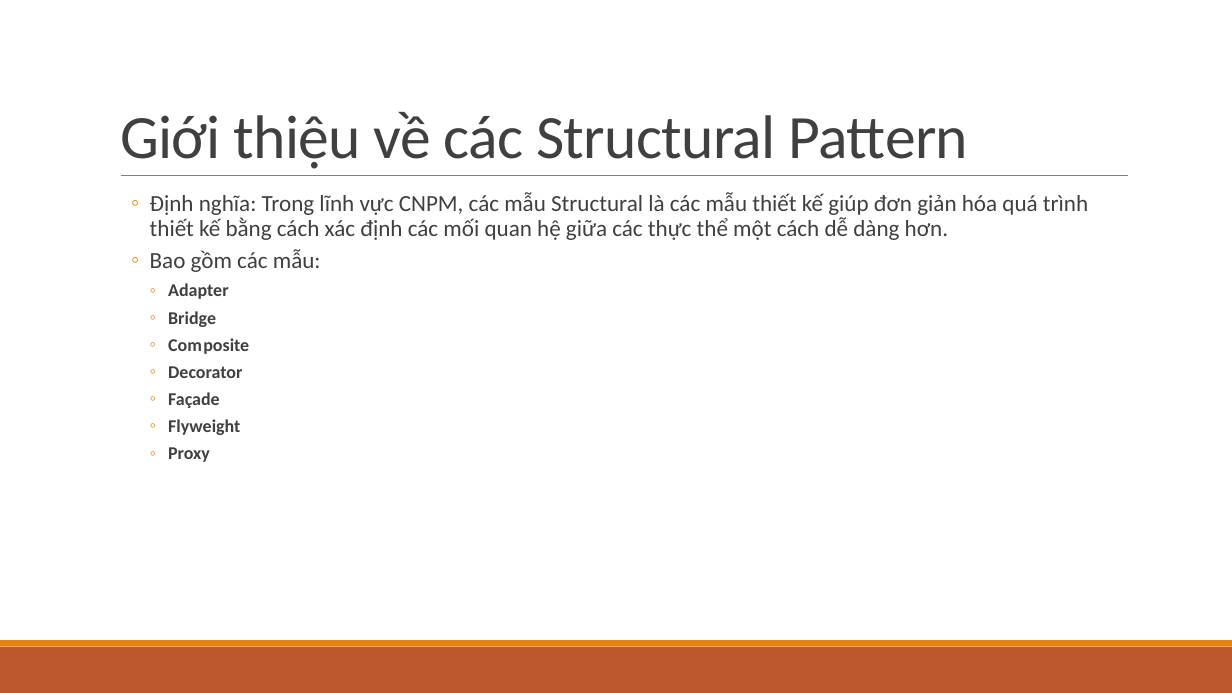
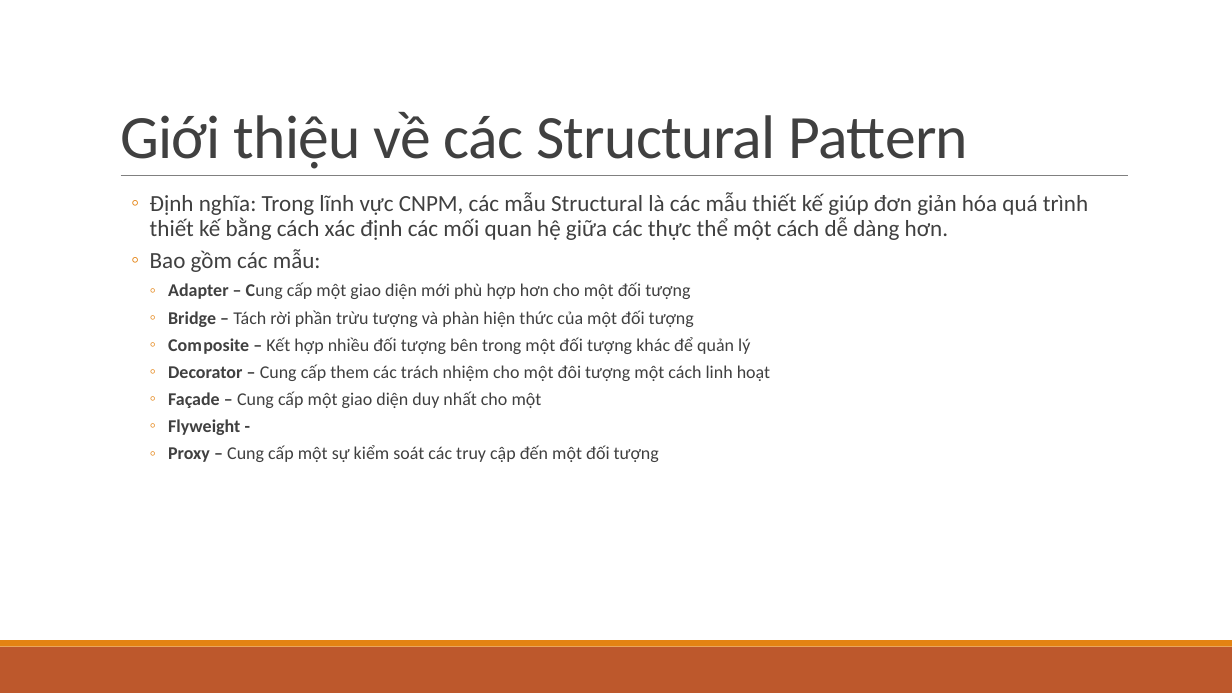
Before and after one commit to ChrisJamison/design_pattern, a slide deck: slide 4 of DP version 1.1.pptx. Drawn at 1232x693 pixels with LibreOffice and Linux fonts; fonts in the diff are those of the drawing. Boxes give left, top, right and bottom in pixels: in the first picture for what was removed or moved away, otherwise in the second. Text is boxed around its words. In the diff, an @@ line names an element or a change of style, - is before the commit and + after.

Commit message:
update slide báo cáo

```diff
--- a/DP version 1.1.pptx
+++ b/DP version 1.1.pptx
@@ text at (168, 282, 770, 462): text changed; bold off @@
-    ◦ Adapter
-    ◦ Bridge
-    ◦ Com posite
-    ◦ Decorator
-    ◦ Façade
-    ◦ Flyweight
-    ◦ Proxy
+    ◦ Adapter – Cung cấp một giao diện mới phù hợp hơn cho một đối tượng
+    ◦ Bridge – Tách rời phần trừu tượng và phàn hiện thức của một đối tượng
+    ◦ Com posite – Kết hợp nhiều đối tượng bên trong một đối tượng khác để quản lý
+    ◦ Decorator – Cung cấp them các trách nhiệm cho một đôi tượng một cách linh hoạt
+    ◦ Façade – Cung cấp một giao diện duy nhất cho một
+    ◦ Flyweight -
+    ◦ Proxy – Cung cấp một sự kiểm soát các truy cập đến một đối tượng
```
Also in this commit, not shown: 7 other slides changed, 1 slide added, 1 slide removed.
